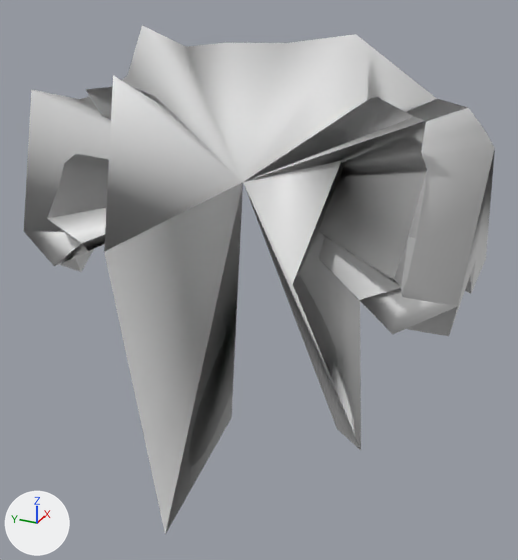
Renders of the OBJ model src/main/resources/assets/kn8/meshes/iharu/arm_right.obj from each side of a commit.
Before and after are seen from a 50 mm lens placed at (-0.125, -0.168, 1.279), pointed at (0.267, 0.008, 1.083). The lights are fixed; the arrows at lower left show +X, +Y and +Z. The first picture is the older version. Where no turn or scale is listed for an object, it has been applied to the vertices. Vertices at exactly the same position are counted once.

In view in the first picture: 'arm_right'.
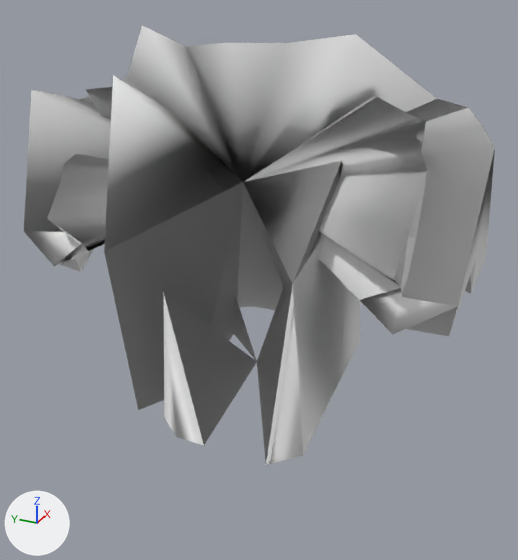
The change, as a list of edits to the scene's bpy script:
```text
Change me_arm_right:
    used by ob_arm_right; location = (0.0, 0.0, 0.0)
    remove me_arm_right.from_pydata(...)  # 176 vertices, 348 faces; spans x 0.174..0.345, y -0.13..0.14, z 0.887..1.242
    add me_arm_right.from_pydata(...)  # 200 vertices, 379 faces; spans x 0.174..0.323, y -0.13..0.14, z 1.008..1.242
    me_arm_right part 1
    4 vertices are removed from x 0.216..0.345, y -0.052..0.061, z 0.887..0.923
    16 faces are deleted
    28 vertices are added at x 0.178..0.319, y -0.052..0.061, z 1.008..1.109
    47 new faces join them
```

Changed parts and their boxes [x1, y1, x2, y2] in the pictures (518 x 560 px):
'arm_right', reshaped (14% shorter)
    before: [24, 25, 495, 534]
    after: [24, 25, 495, 465]
part 1 of me_arm_right, built on
    before: [48, 88, 426, 534]
    after: [48, 88, 426, 465]
